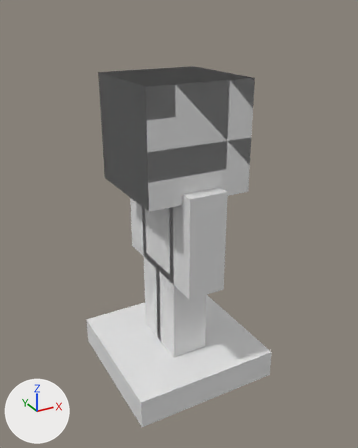
One commit to the OBJ model src/main/resources/assets/hbm/models/trinkets/bobble.obj: the scene before it, then after it.
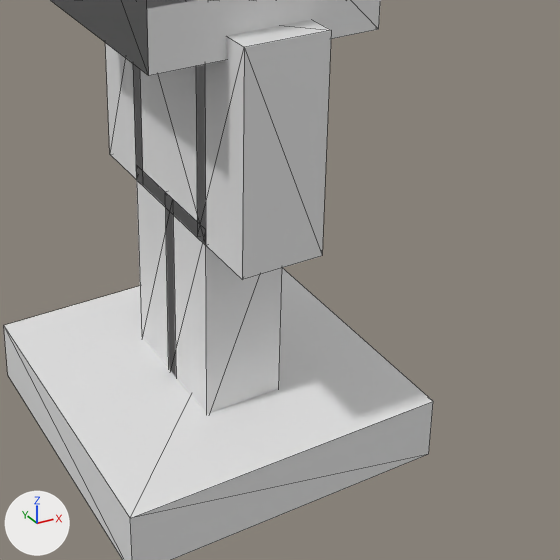
The first picture shows the older version from a camera (50 mm lens) standing at (-1.78, -3.32, 3.01) and looking at (0.04, -0.02, 1.36). The close-ups show both versions on the part from 24% to 91% of the width and 40% to 94% of the height of that picture; other places that the commit changed are outside them. Arrows for +X, +Y and +Z are at lower left; the lights stay in place. The close-ups show mesh edges as thin lines. Where no turn or scale is listed for an object, it has been applied to the vertices.

The older version as bpy lines, for what is in view:
```python
me_body = bpy.data.meshes.new('Body')
me_body.from_pydata(...)  # a box spanning x -0.125..0.125, y -0.25..0.25, z 1.0..1.75; a box spanning x -0.156..0.156, y -0.281..0.281, z 0.969..1.781
me_rl = bpy.data.meshes.new('RL')
me_rl.from_pydata(...)  # a box spanning x -0.125..0.125, y -0.25..0.0, z 0.25..1.0; a box spanning x -0.156..0.156, y -0.281..0.031, z 0.219..1.031
me_socket = bpy.data.meshes.new('Socket')
me_socket.from_pydata(...)  # a box spanning x -0.625..0.625, y -0.625..0.625, z 0.0..0.25
ob_body = bpy.data.objects.new('Body', me_body)
ob_body.location = (0.0, 0.0, 0.0)
ob_rl = bpy.data.objects.new('RL', me_rl)
ob_rl.location = (0.0, 0.0, 0.0)
ob_socket = bpy.data.objects.new('Socket', me_socket)
ob_socket.location = (0.0, 0.0, 0.0)
# also in view: 'LA' at (0.0, 0.38, 1.38); 'RA' at (0.0, -0.37, 1.38); 'Head17' at (0.0, 0.0, 2.12); 'LL' at (0.0, 0.13, 0.62)
```
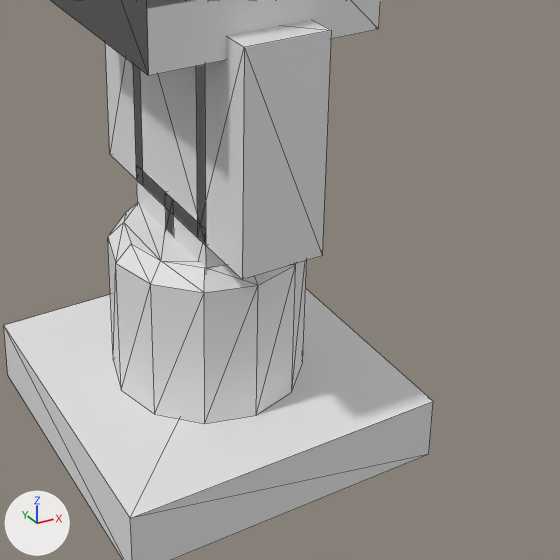
Boxes [x1, y1, x2, y2] around the edits, measured in the close-ups (560 x 560 px):
'PelletShine', added
    after: [108, 202, 307, 424]
'RL', unchanged, covered by the edit
    before: [173, 204, 282, 414]
    after: [173, 204, 225, 271]
'LL', unchanged, covered by the edit
    before: [137, 173, 176, 377]
    after: [137, 173, 174, 237]

Patch to the scene script:
```diff
--- a/src/main/resources/assets/hbm/models/trinkets/bobble.obj.py
+++ b/src/main/resources/assets/hbm/models/trinkets/bobble.obj.py
@@ me_pelletshine @@
+me_pelletshine.from_pydata(...)  # 36 vertices, 58 faces; spans x -0.375..0.375, y -0.375..0.375, z 0.25..0.875
@@ ob_pelletshine @@
+ob_pelletshine = bpy.data.objects.new('PelletShine', me_pelletshine)
+ob_pelletshine.location = (0.0, 0.0, 0.0)
```
